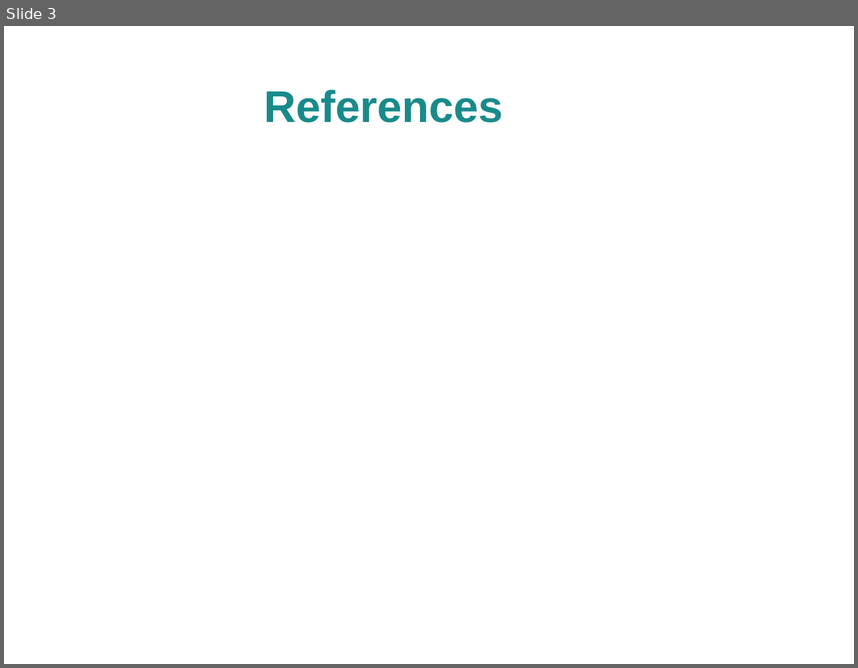
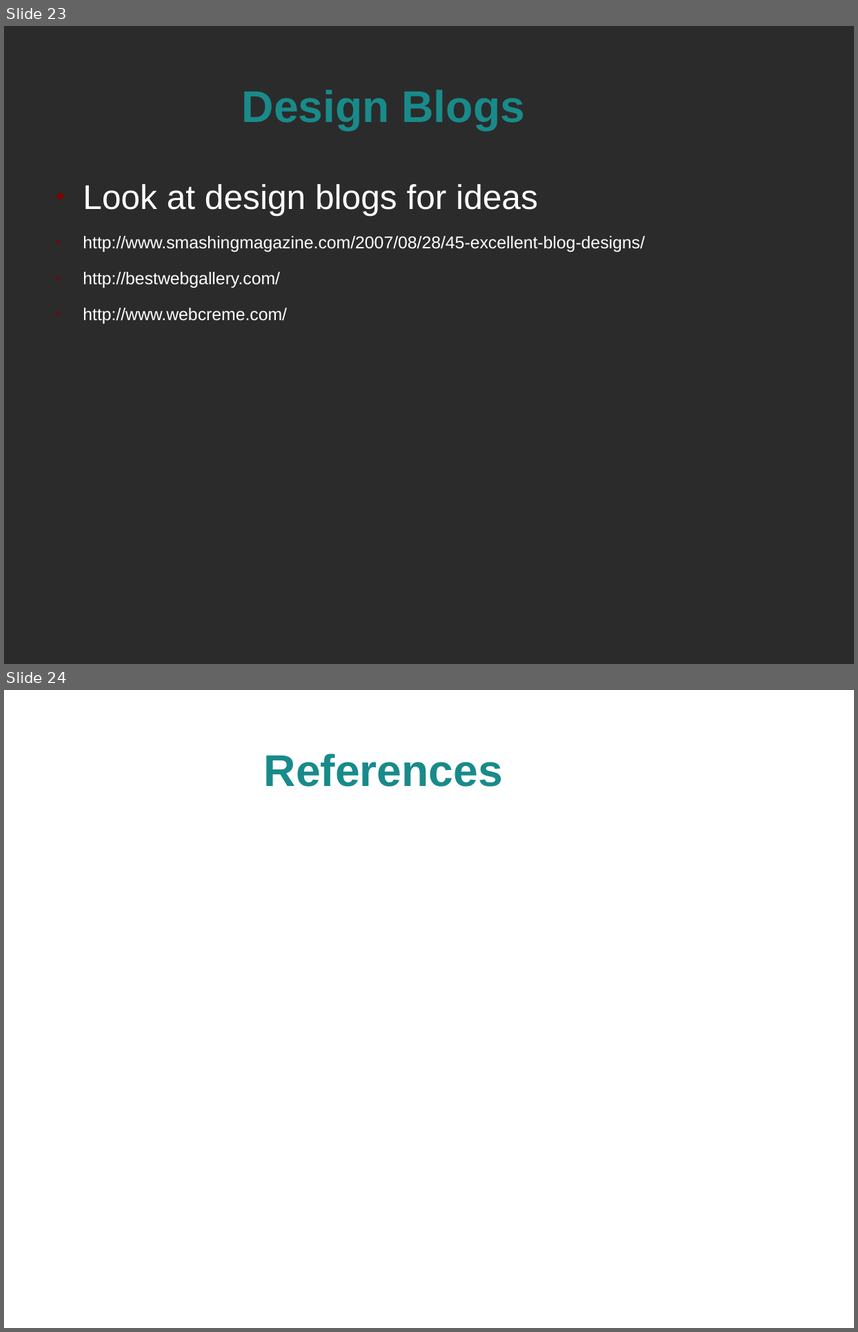
Before and after one commit to spellbindguy/Web-Development, a slide deck: Lectures/04 CSS/Styling Webpages.odp. Shown one above the other, each under a label of ours: slide 3 before the commit, slides 23 and 24 after it. The pictures are 858x668 and 858x1332 pixels, drawn with LibreOffice and Linux fonts; fonts in the diff are those of the drawing; background and template pictures are left out; a plain dark background stands for a picture behind light text. Boxes give left, top, right and bottom in pixels: in the first picture for what was removed or moved away, otherwise in the second. Text is boxed around its words. In the diff, an @@ line names an element or a change of style, - is before the commit and + after.

```diff
--- a/Lectures/04 CSS/Styling Webpages.odp
+++ b/Lectures/04 CSS/Styling Webpages.odp
@@ slide 23 added at [4,26,854,664], background picture (left out) @@
@@ title added at [242,89,525,130], 41.4 pt, text #198A8A, bold @@
+Design Blogs
@@ text added at [83,184,645,323], 16 pt, text #FFFFFF @@
+● Look at design blogs for ideas
+● http://www.smashingmagazine.com/2007/08/28/45-excellent-blog-designs/
+● http://bestwebgallery.com/
+● http://www.webcreme.com/
@@ what was slide 3 is now slide 24 @@
```
Also in this commit, not shown: 1 slide changed, 21 other slides added, 1 slide removed, 1 other file.
